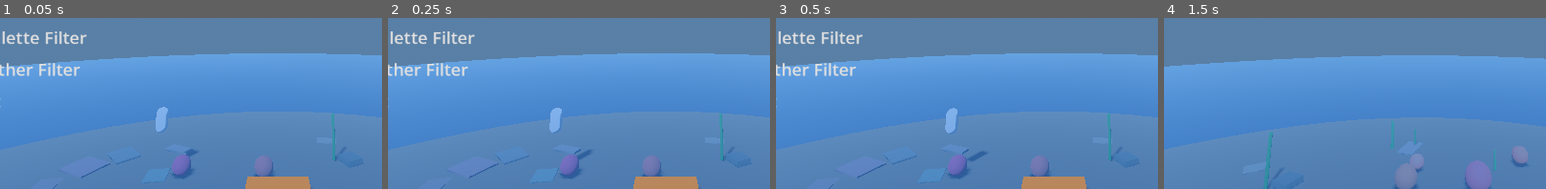
Above: before the commit, frames 1-4 (left to right).
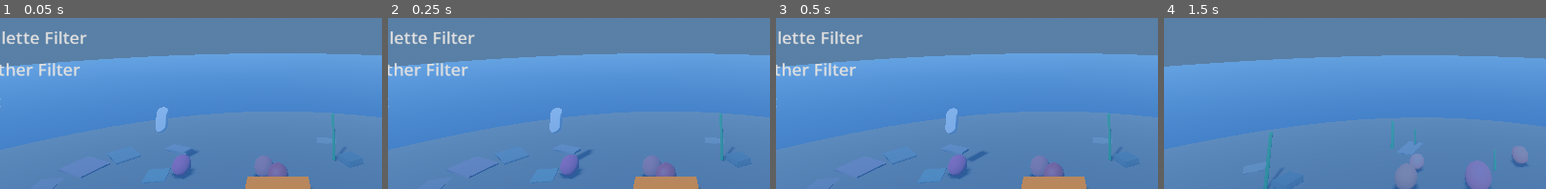
Above: after the commit, the same moments.

Repository: onebit-aidan-kris/scary-fish-jam
Game: Godot game, scene res://scenes/levels/fishing/fishing_level.tscn
Two runs of this game, one before a commit and one after it. Both use one fixed random seed, a clock stepped at 60 frames per second and the inputs below. This scene is started directly instead of the project's main scene.
Inputs (mouse positions are % of the whole screen's width and height, from its top left):
- Up to frame 1 (0.05 s): no input
- Up to frame 2 (0.25 s): no input
- Up to frame 3 (0.5 s): no input
- Up to frame 4 (1.5 s): click "Start Game" at 0.5 s; move the mouse to (55, 37) at 1.27 s; hold W (move_forward) from 1.28 s (still down); hold Ctrl (crouch) from 1.28 s (still down)
The pictures show only the part of the screen within x 14-64%, y 50-100%; the shares and areas given below are measured in that part.

The runs differ from the first frame. In frame 1, 0.3% of the frame differs, in the area x 70-76%, y 84-93%; in frame 2, 0.3%; in frame 3, 0.3%; in frame 4, nothing differs.
Error after the commit: Invalid access to property or key 'player_damaged' on a base object of type 'Node'. (res://scenes/levels/fishing/boat.gd:25)

Commit message:
Added basic damage

Diff:
--- a/project/project.godot
+++ b/project/project.godot
@@ -15,6 +15,10 @@
 run/main_scene="uid://bev71dv4qsfw"
 config/features=PackedStringArray("4.6", "GL Compatibility")
 config/icon="res://icon.svg"
+
+[audio]
+
+buses/default_bus_layout="uid://bsu3h8t5c3lnj"
 
 [autoload]
 
--- a/project/scenes/levels/fishing/boat.gd
+++ b/project/scenes/levels/fishing/boat.gd
@@ -3,6 +3,7 @@
 @export var move_speed := 8.0
 @export var turn_speed := 2.0
 @export var lake_radius := 30.0
+@export var health := 100.0 # TODO: Make flexible to persistent upgrades.
 
 @onready var _camera: Camera3D = $Camera3D
 
@@ -16,6 +17,12 @@
 func _ready() -> void:
 	_input = gamestate.player_input
 	_cam_origin_pitch = _camera.rotation_degrees.x
+
+	var dangerfish := get_tree().get_first_node_in_group("dangerfish")
+	if dangerfish:
+		var attackable := dangerfish.get_node_or_null("Attackable")
+		if attackable:
+			attackable.player_damaged.connect(_on_player_damaged)
 
 
 func _physics_process(delta: float) -> void:
@@ -51,3 +58,8 @@
 
 func trigger_sonar() -> void:
 	sonar_cooldown_ticks = sonar_cooldown_max
+
+
+func _on_player_damaged(damage_amount: int) -> void:
+	health -= damage_amount
+	print("Boat damaged for ", damage_amount, " HP. Remaining: ", health)
--- a/project/scenes/levels/fishing/fish.gd
+++ b/project/scenes/levels/fishing/fish.gd
@@ -1,13 +1,21 @@
 extends CharacterBody3D
+
+enum State {PATROLLING, FOLLOWING}
 
 @export var patrol_path: NodePath
 @export var swim_speed := 3.0
+@export var chase_speed := 5.0
+@export var attackable: Node = null
+@export var player_detectable: Node = null
+
 
 @onready var nav_agent: NavigationAgent3D = $NavigationAgent3D
 @onready var patrol_behavior: Node = $PatrolBehavior
 
 var child_mesh: MeshInstance3D
 var highlight_circle: MeshInstance3D
+var state := State.PATROLLING
+var target_player: Node3D = null
 
 
 func _ready() -> void:
@@ -16,11 +24,20 @@
 	patrol_behavior.nav_agent = nav_agent
 	patrol_behavior.set_patrol_nodes(path_node)
 
+	attackable = util.load_export_var_or_sibling(self , &"Attackable", attackable, false) as Node
+	player_detectable = util.load_export_var_or_sibling(self , &"PlayerDetectable", player_detectable, false) as Node
+
 
 func _physics_process(_delta: float) -> void:
+	var speed := swim_speed
+
+	if state == State.FOLLOWING and target_player:
+		nav_agent.target_position = target_player.global_position
+		speed = chase_speed
+
 	var next_pos := nav_agent.get_next_path_position()
 	var direction := (next_pos - global_position).normalized()
-	velocity = direction * swim_speed
+	velocity = direction * speed
 
 	if velocity.length_squared() > 0.001:
 		var target_pos := global_position + velocity.normalized()
@@ -36,6 +53,14 @@
 		highlight_circle.queue_free()
 		highlight_circle = null
 
+func on_player_detected(player: Node3D) -> void:
+	state = State.FOLLOWING
+	target_player = player
+
+
+func on_player_lost(_player: Node3D) -> void:
+	state = State.PATROLLING
+	target_player = null
 
 func highlight() -> void:
 	if highlight_circle:
@@ -59,3 +84,7 @@
 
 	get_tree().root.add_child(highlight_circle)
 	highlight_circle.global_position = Vector3(fish_pos.x, intersection_y, fish_pos.z)
+
+
+func play_animation(animation: String) -> void:
+	pass # TODO: Implement this.
--- a/project/scenes/levels/fishing/fishing_level.tscn
+++ b/project/scenes/levels/fishing/fishing_level.tscn
@@ -9,6 +9,8 @@
 [ext_resource type="AudioStream" uid="uid://dxrviqr8wqvij" path="res://assets/sounds/sonar_ping.mp3" id="6_58dmq"]
 [ext_resource type="Script" uid="uid://bk0gw6mycptk4" path="res://scenes/levels/fishing/patrol_behavior.gd" id="7_patrol"]
 [ext_resource type="AudioStream" uid="uid://bstgfyfprod26" path="res://assets/sounds/wind_standard.mp3" id="9_asivi"]
+[ext_resource type="Script" uid="uid://qh6mkd6mxe0t" path="res://scenes/levels/fishing/vision_cone.gd" id="11_vcone"]
+[ext_resource type="Script" uid="uid://comou8l10poef" path="res://scripts/components/fish/attackable.gd" id="12_attack"]
 
 [sub_resource type="ProceduralSkyMaterial" id="ProceduralSkyMaterial_fish"]
 sky_top_color = Color(0.35, 0.6, 0.85, 1)
@@ -73,6 +75,13 @@
 
 [sub_resource type="CapsuleShape3D" id="FishCollision_1ewjx"]
 
+[sub_resource type="StandardMaterial3D" id="DangerFishMat"]
+albedo_color = Color(0.7, 0.15, 0.1, 1)
+roughness = 0.6
+
+[sub_resource type="SphereShape3D" id="DangerHitboxShape"]
+radius = 2.0
+
 [node name="FishingLevel" type="Node3D" unique_id=1521638617]
 script = ExtResource("2_level")
 
@@ -97,7 +106,7 @@
 mesh = SubResource("FloorMesh_fish")
 surface_material_override/0 = SubResource("FloorMat_fish")
 
-[node name="Boat" type="Node3D" parent="." unique_id=307091637]
+[node name="Boat" type="Node3D" parent="." unique_id=307091637 groups=["player"]]
 transform = Transform3D(1, 0, 0, 0, 1, 0, 0, 0, 1, 0, 0.15, 0)
 script = ExtResource("3_boat")
 
@@ -125,10 +134,10 @@
 transform = Transform3D(1, 0, 0, 0, 0.866, -0.5, 0, 0.5, 0.866, 0, 4, 6)
 current = true
 
-[node name="Wind" type="AudioStreamPlayer" parent="."]
+[node name="Wind" type="AudioStreamPlayer" parent="." unique_id=162279767]
 stream = ExtResource("9_asivi")
+volume_db = -6.0
 autoplay = true
-volume_db = -6.0
 
 [node name="SeaFloorObjects" type="Node3D" parent="." unique_id=1412279391]
 
@@ -172,6 +181,7 @@
 transform = Transform3D(1, 0, 0, 0, 1, 0, 0, 0, 1, -10, -4, -20)
 script = ExtResource("6_1ewjx")
 patrol_path = NodePath("../PatrolPath1")
+swim_speed = null
 
 [node name="NavigationAgent3D" type="NavigationAgent3D" parent="Fish1" unique_id=329993256]
 
@@ -189,6 +199,7 @@
 transform = Transform3D(1, 0, 0, 0, 1, 0, 0, 0, 1, 15, -4, 5)
 script = ExtResource("6_1ewjx")
 patrol_path = NodePath("../PatrolPath2")
+swim_speed = null
 
 [node name="NavigationAgent3D" type="NavigationAgent3D" parent="Fish2" unique_id=510881228]
 
@@ -206,6 +217,7 @@
 transform = Transform3D(1, 0, 0, 0, 1, 0, 0, 0, 1, -20, -4, 5)
 script = ExtResource("6_1ewjx")
 patrol_path = NodePath("../PatrolPath3")
+swim_speed = null
 
 [node name="NavigationAgent3D" type="NavigationAgent3D" parent="Fish3" unique_id=1179597226]
 
@@ -224,3 +236,43 @@
 stream = ExtResource("9_asivi")
 volume_db = 34.491
 bus = &"Spooky bus 1"
+
+[node name="DangerPatrolPath" type="Node3D" parent="." unique_id=1560698128]
+
+[node name="A" type="Marker3D" parent="DangerPatrolPath" unique_id=1653434428]
+transform = Transform3D(1, 0, 0, 0, 1, 0, 0, 0, 1, 0, -4, -10)
+
+[node name="B" type="Marker3D" parent="DangerPatrolPath" unique_id=1425056040]
+transform = Transform3D(1, 0, 0, 0, 1, 0, 0, 0, 1, 15, -4, 10)
+
+[node name="C" type="Marker3D" parent="DangerPatrolPath" unique_id=936329087]
+transform = Transform3D(1, 0, 0, 0, 1, 0, 0, 0, 1, -15, -4, 10)
+
+[node name="D" type="Marker3D" parent="DangerPatrolPath" unique_id=1686067223]
+transform = Transform3D(1, 0, 0, 0, 1, 0, 0, 0, 1, 0, -4, 20)
+
+[node name="Dangerfish" type="CharacterBody3D" parent="." unique_id=2140608507 groups=["dangerfish"]]
+transform = Transform3D(1, 0, 0, 0, 1, 0, 0, 0, 1, 0, -4, -10)
+
+[node name="NavigationAgent3D" type="NavigationAgent3D" parent="Dangerfish" unique_id=1823798467]
+
+[node name="PatrolBehavior" type="Node" parent="Dangerfish" unique_id=806830455]
+script = ExtResource("7_patrol")
+
+[node name="MeshInstance3D" type="MeshInstance3D" parent="Dangerfish" unique_id=669747252]
+mesh = SubResource("CapsuleMesh_1ewjx")
+surface_material_override/0 = SubResource("DangerFishMat")
+
+[node name="CollisionShape3D" type="CollisionShape3D" parent="Dangerfish" unique_id=1396212403]
+shape = SubResource("FishCollision_1ewjx")
+
+[node name="VisionCone" type="Node3D" parent="Dangerfish" unique_id=1102608571]
+script = ExtResource("11_vcone")
+
+[node name="Attackable" type="Node" parent="Dangerfish" unique_id=1498541721]
+script = ExtResource("12_attack")
+
+[node name="Hitbox" type="Area3D" parent="Dangerfish/Attackable" unique_id=1839218042]
+
+[node name="CollisionShape3D" type="CollisionShape3D" parent="Dangerfish/Attackable/Hitbox" unique_id=1652857943]
+shape = SubResource("DangerHitboxShape")
--- /dev/null
+++ b/project/scenes/levels/fishing/vision_cone.gd
@@ -0,0 +1,37 @@
+extends Node3D
+
+signal boat_detected(boat: Node3D)
+signal boat_lost(boat: Node3D)
+
+@export var detection_radius := 15.0
+@export var cone_half_angle_deg := 45.0
+
+var _tracked_boat: Node3D = null
+
+
+func _physics_process(_delta: float) -> void:
+	var fish := get_parent() as CharacterBody3D
+	var boat: Node3D = get_tree().get_first_node_in_group("player")
+	if not boat:
+		return
+
+	var to_boat := boat.global_position - fish.global_position
+	var dist := to_boat.length()
+
+	if dist > detection_radius:
+		if _tracked_boat:
+			_tracked_boat = null
+			boat_lost.emit(boat)
+		return
+
+	var forward := -fish.global_transform.basis.z
+	var angle := rad_to_deg(forward.angle_to(to_boat.normalized()))
+
+	if angle <= cone_half_angle_deg:
+		if not _tracked_boat:
+			_tracked_boat = boat
+			boat_detected.emit(boat)
+	else:
+		if _tracked_boat:
+			_tracked_boat = null
+			boat_lost.emit(boat)
--- /dev/null
+++ b/project/scripts/components/fish/attackable.gd
@@ -0,0 +1,82 @@
+extends CharacterBody3D
+
+###
+# Component node for attacking-related behaviors for entities capable of attacking the player.
+# Responsible for:
+#  - Containing hitbox and detecting player collision with attack hitbox
+#  - Invoking attack animations on parent character when attack is initiated
+#  - Controlling attack cooldown
+#
+#  Note:  Movement in the attacking phase is NOT handled by this component.
+#
+# Assumes:
+#  - Presence of Hitbox, passed in as export variable or sibling of parent node.
+#
+
+signal player_damaged(damage_amount: int) # Sends signal to boat to receive damage.
+enum State {NOT_ATTACKING, ATTACKING}
+
+# Will search for adjacent hitbox if none specified.
+@export var hitbox: Area3D
+
+var state := State.NOT_ATTACKING
+var target_boat: Node3D = null
+var playing_attack_animation := false
+var attack_cooldown := 0.0
+
+
+func _ready() -> void:
+	# Load hitbox
+	hitbox = util.load_export_var_or_sibling(self , &"Hitbox", hitbox) as Area3D
+	if hitbox:
+		var _err1 := hitbox.body_entered.connect(_on_hitbox_body_entered)
+		var _err2 := hitbox.body_exited.connect(_on_hitbox_body_exited)
+
+
+func _physics_process(_delta: float) -> void:
+	if state != State.ATTACKING:
+		return
+
+	# If state switches to attacking, play attack animation and start cooldown
+	if state == State.ATTACKING and not playing_attack_animation:
+		playing_attack_animation = true
+		get_parent().play_animation(&"Attack")
+		player_damaged.emit(10)
+		attack_cooldown = 0.5
+
+	# If cooldown is active, decrement it.
+	if attack_cooldown > 0.0:
+		attack_cooldown -= _delta
+		if attack_cooldown <= 0.0:
+			playing_attack_animation = false
+
+
+func _on_hitbox_body_entered(body: Node3D) -> void:
+	if body.is_in_group("player"):
+		_on_player_entered(body)
+
+
+func _on_hitbox_body_exited(body: Node3D) -> void:
+	if body.is_in_group("player"):
+		_on_player_exited(body)
+
+
+func start_attacking() -> void:
+	state = State.ATTACKING
+
+
+func _on_player_entered(_player: Node3D) -> void:
+	start_attacking()
+
+
+func _on_player_exited(_player: Node3D) -> void:
+	#Parent responsible for stopping attack.
+	pass
+
+
+func stop_attacking() -> void:
+	state = State.NOT_ATTACKING
+	# Ensure if there's an in flight attack animation, it is stopped.
+	# Ensure if there's an attack cooldown, it is reset.
+	playing_attack_animation = false
+	attack_cooldown = 0.0
--- /dev/null
+++ b/project/scripts/components/fish/player_detectable.gd
@@ -0,0 +1,75 @@
+extends Node
+
+##
+## Component for entities that can detect the player via a vision cone.
+## Emits signals when the player enters/exits detection range.
+##
+## Assumes:
+##   - A VisionCone node exists as a sibling or child (OR set via export)
+##   - VisionCone emits `boat_detected(boat: Node3D)` and `boat_lost(boat: Node3D)`
+##
+## Usage:
+##   - Add as child of any CharacterBody3D that needs player detection
+##   - Ensure parent node implements `on_player_detected(player: Node3D)` and `on_player_lost(player: Node3D)`
+##   - Connect to `player_detected` / `player_lost` signals, OR check `state` to manually detect/lose player
+##
+
+@export var vision_cone: Node3D
+@export var detection_radius := 15.0
+@export var cone_half_angle_deg := 45.0
+
+enum State {NOT_DETECTED, DETECTED}
+
+var state : State = State.NOT_DETECTED
+var tracked_player: Node3D = null
+
+
+func _ready() -> void:
+	vision_cone = util.load_export_var_or_sibling(self , &"VisionCone", vision_cone)
+	if vision_cone:
+		_connect_vision_cone_signals()
+	else:
+		call_deferred("_setup_manual_detection")
+
+
+func _connect_vision_cone_signals() -> void:
+	if vision_cone.has_signal("boat_detected"):
+		vision_cone.boat_detected.connect(_on_player_detected)
+		vision_cone.boat_lost.connect(_on_player_lost)
+	elif vision_cone.has_signal("player_spotted"):
+		vision_cone.player_spotted.connect(_on_player_detected)
+		vision_cone.player_lost.connect(_on_player_lost)
+
+
+func _setup_manual_detection() -> void:
+	set_physics_process(true)
+
+
+func _physics_process(_delta: float) -> void:
+	pass
+
+
+func _on_player_detected(player: Node3D) -> void:
+	if state == State.DETECTED:
+		return
+	state = State.DETECTED
+	tracked_player = player
+	player_detected.emit(player)
+	var parent := get_parent()
+	if parent.has_method("on_player_detected"):
+		parent.on_player_detected(player)
+
+
+func _on_player_lost(player: Node3D) -> void:
+	if state == State.NOT_DETECTED:
+		return
+	state = State.NOT_DETECTED
+	tracked_player = null
+	player_lost.emit(player)
+	var parent := get_parent()
+	if parent.has_method("on_player_lost"):
+		parent.on_player_lost(player)
+
+
+func is_player_detected() -> bool:
+	return state == State.DETECTED
--- a/project/scripts/util/util.gd
+++ b/project/scripts/util/util.gd
@@ -92,7 +92,7 @@
 	if x is Dictionary:
 		var dict: Dictionary = x
 		return dict
-	return { }
+	return {}
 
 
 ## Casts Variant to Dictionary, otherise asserts and returns empty Dictionary
@@ -101,7 +101,7 @@
 		var dict: Dictionary = x
 		return dict
 	assert(false)
-	return { }
+	return {}
 
 
 ## Tries to cast Variant to Object, otherise returns null
@@ -155,3 +155,25 @@
 		": ",
 		util.safe_var_to_str(actual_value),
 	)
+
+## Resolves a node reference with fallback search order:
+## 1. If `current_value` is already set (non-null), returns it as-is
+## 2. Searches for a child of `node` matching `fallback_name`
+## 3. Searches for a sibling of `node` matching `fallback_name`
+## Returns null and logs an error if not found anywhere.
+static func load_export_var_or_sibling(
+	node: Node,
+	fallback_name: StringName,
+	current_value: Node = null,
+	show_error: bool = true,
+) -> Node:
+	if current_value:
+		return current_value
+	var result := node.get_node_or_null(NodePath(fallback_name))
+	if not result:
+		result = node.get_parent().get_node_or_null(NodePath(fallback_name))
+	if not result:
+		if show_error:
+			push_error("util: load_export_var_or_sibling: " + fallback_name + " not found in " + node.name)
+		return null
+	return result
Not shown, added: project/scenes/levels/fishing/vision_cone.gd.uid
Not shown, added: project/scripts/components/fish/attackable.gd.uid
Not shown, added: project/scripts/components/fish/player_detectable.gd.uid
